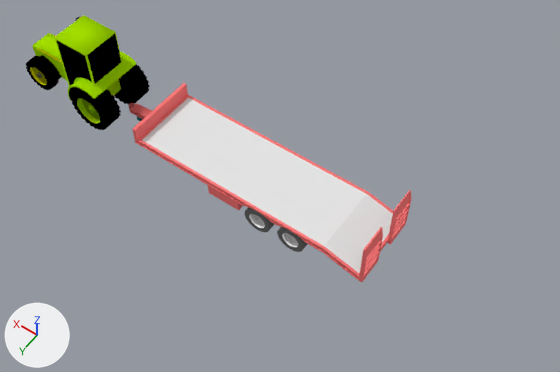
An edit to the Blender file Assets/Models/Plant/tractor/tractor and trailer.blend, drawn before and after from the same camera.
Before and after are seen from a 50 mm camera at (-12.31, 8.8, 14.55) aimed at (-5.98, -0.06, 0.63). Lighting does not change. The marker at lower left points along +X, +Y and +Z.

Before the edit, the objects in view are built like this:
```python
ob_sketchup_001 = bpy.data.objects.new('SketchUp.001', me_id13)
ob_sketchup_001.parent = ob_empty
ob_sketchup_001.location = (0.0, 0.0, 0.0)
ob_sketchup_001.scale = (0.0254, 0.0254, 0.0254)
ob_sketchup_189 = bpy.data.objects.new('SketchUp.189', me_id306)
ob_sketchup_189.parent = ob_empty
ob_sketchup_189.location = (-0.338, 0.0, 0.0)
ob_sketchup_189.rotation_euler = (0.0, 0.0, 1.571)  # degrees (0, 0, 90)
ob_sketchup_189.scale = (0.0125, 0.0125, 0.0125)
```
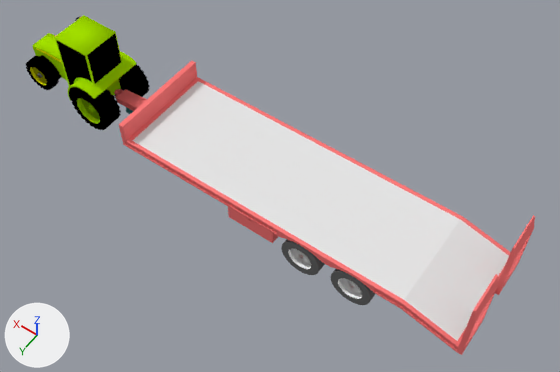
Boxes [x1, y1, x2, y2] around the edits, measured in the pictures (560 x 372 px):
'SketchUp.189', moved, rescaled (48% wider, 48% taller): before [128, 83, 412, 282]; after [114, 60, 535, 355]

What changed in the scene script:
```text
Change ob_sketchup_189:
    ob_sketchup_189.location: (-0.338, 0.0, 0.0) -> (0.497, 0.0, 0.0)
    ob_sketchup_189.scale: (0.0125, 0.0125, 0.0125) -> (0.0174, 0.0174, 0.0174)
```
